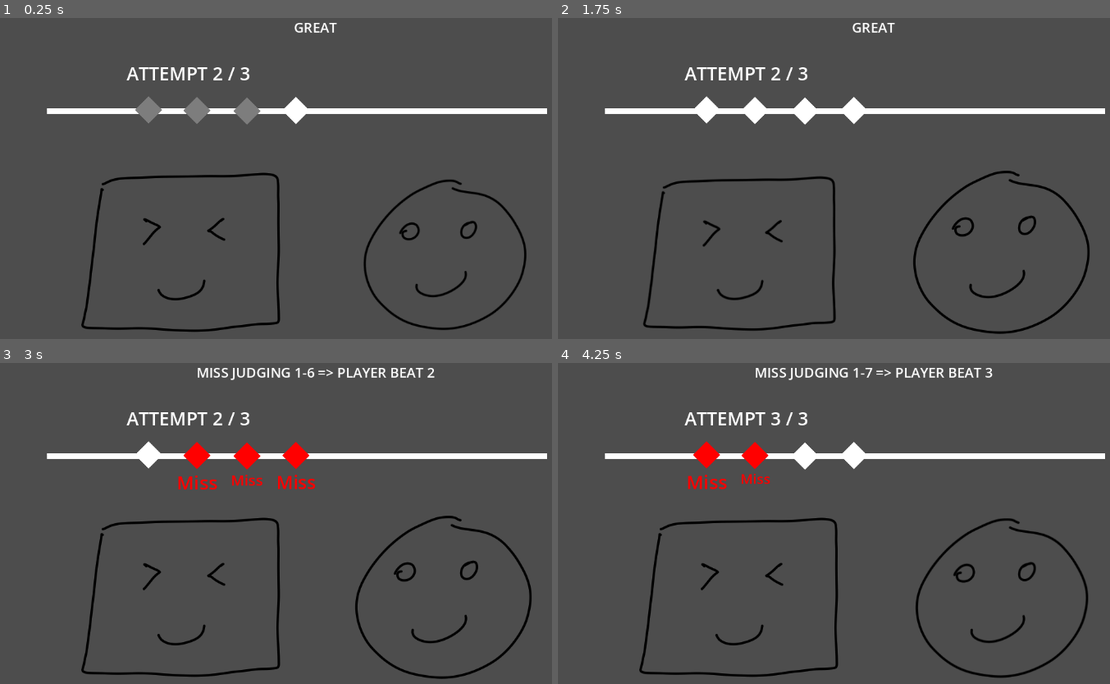
Above: before the commit, frames 1-4 (two rows, left to right).
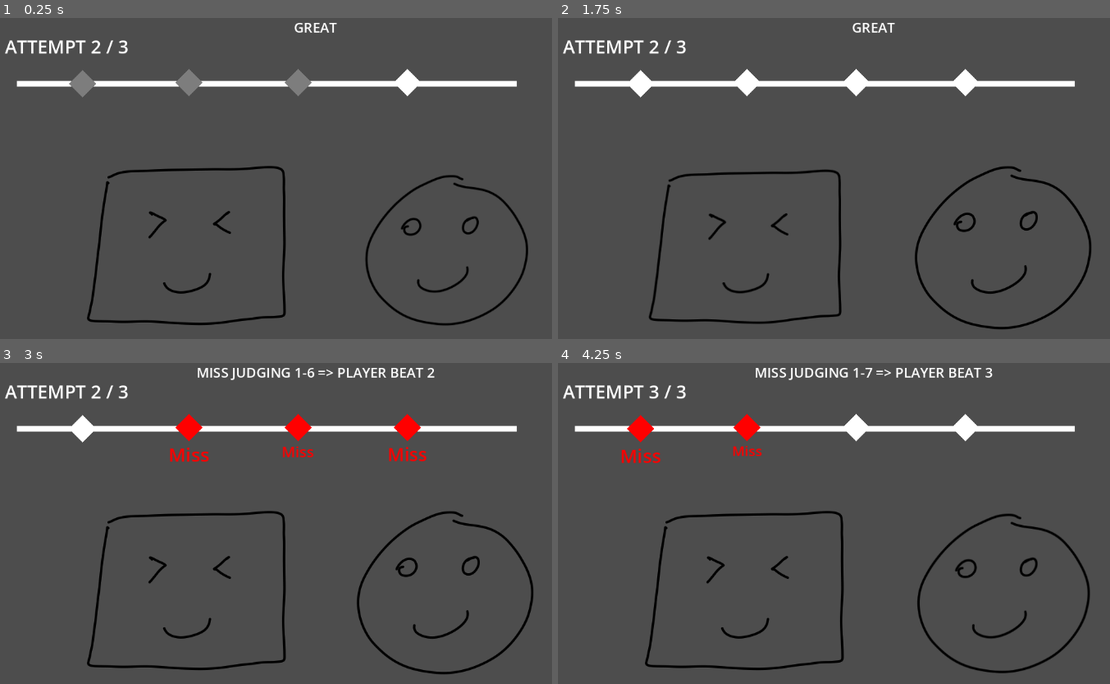
Above: after the commit, the same moments.

Repository: edralzar/gwj-86
Game: Godot game, scene res://scene_1.tscn
The game is run twice, just before and just after one commit, with the same random seed, the same clock (stepped at 60 frames per second) and the same inputs. Sound files missing from this copy of the repository are replaced by a short silence.
Inputs:
- Up to frame 1 (0.25 s): no input
- Up to frame 2 (1.75 s): tap A (Note1) at 0.6 s; tap D (Note2) at 1.35 s
- Up to frame 3 (3 s): tap W (Note3) at 2.1 s; tap S (Note4) at 2.85 s
- Up to frame 4 (4.25 s): tap A (Note1) at 3.6 s

The runs differ from the first frame. In frame 1, 9.2% of the frame differs, in the area x 0-100%, y 6-98%; in frame 2, 9.3%; in frame 3, 9.9%, in the area x 0-100%, y 6-99%; in frame 4, 9.8%.

Commit message:
Fixup note markers bar position

Diff:
--- a/scene_1.tscn
+++ b/scene_1.tscn
@@ -34,19 +34,22 @@
 metadata/_custom_type_script = "uid://dos3qhffr4v0a"
 
 [node name="ProgressLabel" type="Label" parent="."]
-offset_left = 92.0
-offset_top = -1.0
-offset_right = 483.0
-offset_bottom = 81.0
+anchors_preset = 5
+anchor_left = 0.5
+anchor_right = 0.5
+offset_left = -122.0
+offset_top = -48.0
+offset_right = 269.0
+offset_bottom = 34.0
+grow_horizontal = 2
 text = "ATTEMPT x / y"
 label_settings = SubResource("LabelSettings_t0rxu")
 horizontal_alignment = 1
 vertical_alignment = 1
 uppercase = true
-metadata/_edit_use_anchors_ = true
 
 [node name="Line2D" type="Line2D" parent="ProgressLabel"]
-position = Vector2(-92, 1)
+position = Vector2(69.5, 0)
 points = PackedVector2Array(38, 106, 917, 106)
 
 [node name="CursorSpawn" type="Marker2D" parent="ProgressLabel"]
@@ -56,16 +59,16 @@
 position = Vector2(48, 108)
 
 [node name="NoteMarker1" parent="ProgressLabel" instance=ExtResource("4_t0rxu")]
-position = Vector2(384, 106)
+position = Vector2(793.5, 104)
 
 [node name="NoteMarker2" parent="ProgressLabel" instance=ExtResource("4_t0rxu")]
-position = Vector2(298, 107)
+position = Vector2(601.5, 104)
 
 [node name="NoteMarker3" parent="ProgressLabel" instance=ExtResource("4_t0rxu")]
-position = Vector2(210, 106)
+position = Vector2(409.5, 104)
 
 [node name="NoteMarker4" parent="ProgressLabel" instance=ExtResource("4_t0rxu")]
-position = Vector2(125, 105)
+position = Vector2(222.5, 106)
 
 [node name="JudgeLabel" type="Label" parent="."]
 anchors_preset = 5
@@ -85,10 +88,10 @@
 metadata/_edit_use_anchors_ = true
 
 [node name="Other" parent="." instance=ExtResource("6_4nmru")]
-position = Vector2(739, 360)
+position = Vector2(742, 352)
 
 [node name="Player" parent="." instance=ExtResource("4_knagl")]
-position = Vector2(284, 356)
+position = Vector2(294, 344)
 script = ExtResource("5_kl852")
 
 [node name="PlayingListener2D" type="AudioListener2D" parent="."]
